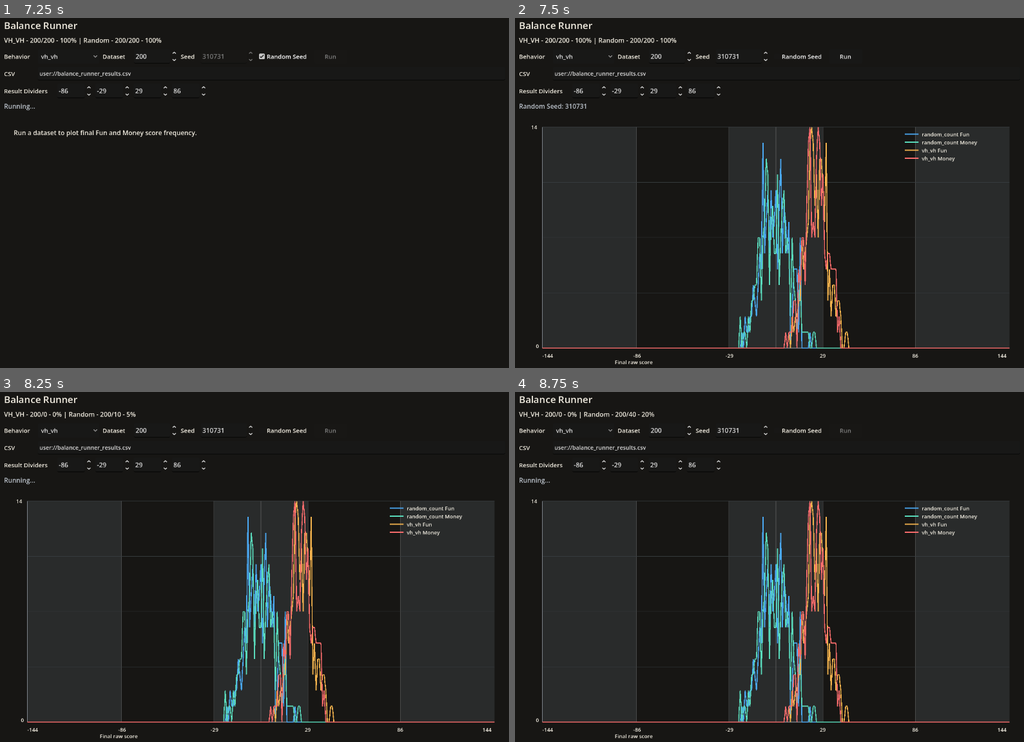
Above: before the commit, frames 1-4 (two rows, left to right).
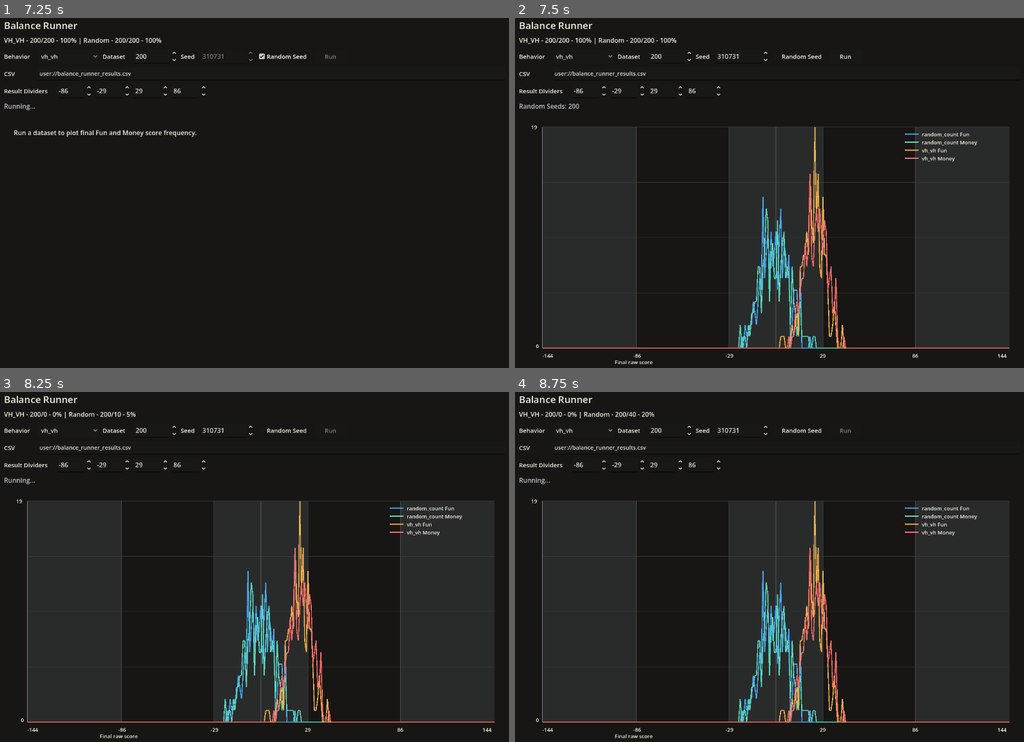
Above: after the commit, the same moments.

Repository: Josephblt/patch-notes
Game: Godot game, scene res://scenes/tools/balance_runner.tscn
Two runs of this game, one before a commit and one after it. Both use one fixed random seed, a clock stepped at 60 frames per second and the inputs below. This scene is started directly instead of the project's main scene.
Inputs:
- Up to frame 1 (7.25 s): click "Run" at 0.5 s; click "vh_vh" at 1.25 s; click "Random Seed" at 2 s; click "vh_vh" at 2.75 s; click "Random Seed" at 3.5 s; click "vh_vh" at 4.25 s; click "Random Seed" at 5 s; tap Enter at 5.75 s; tap Space at 6.5 s
- Up to frame 2 (7.5 s): tap Enter at 7.25 s
- Up to frame 3 (8.25 s): click "Run" at 8 s
- Up to frame 4 (8.75 s): no input

Frame 1 is identical in both runs. In frame 2, 3.7% of the frame differs, in the area x 3-66%, y 24-95%; in frame 3, 3.7%; in frame 4, 3.7%.

Commit message:
Use per-game balance runner seeds

Diff:
--- a/src/scripts/tools/balance_runner.gd
+++ b/src/scripts/tools/balance_runner.gd
@@ -99,12 +99,14 @@
 	var selected_seed: int = int(seed_spin_box.value)
 	var selected_output_path: String = output_path_line_edit.text
 	var selected_score_band_dividers: Array[int] = _get_score_band_dividers_from_controls()
+	var game_seeds: Array[int] = []
 
 	if random_seed_check_box.button_pressed:
-		selected_seed = _generate_random_seed()
-		seed_spin_box.value = selected_seed
-
-	last_rows = await _run_dataset_with_progress(behavior, selected_game_count, selected_seed)
+		game_seeds = _generate_random_game_seeds(selected_game_count)
+	else:
+		game_seeds = _generate_deterministic_game_seeds(selected_game_count, selected_seed)
+
+	last_rows = await _run_dataset_with_progress(behavior, game_seeds)
 	_write_csv(selected_output_path, last_rows)
 	var score_axis_bound: int = _calculate_score_axis_bound()
 	graph.call(
@@ -117,19 +119,20 @@
 
 	summary_label.text = _format_seed_summary(
 		selected_seed,
-		random_seed_check_box.button_pressed
+		random_seed_check_box.button_pressed,
+		game_seeds.size()
 	)
 	run_button.disabled = false
 
 
 func _run_dataset_with_progress(
 	behavior: String,
-	selected_game_count: int,
-	selected_seed: int
+	game_seeds: Array[int]
 ) -> Array[Dictionary]:
 	var rows: Array[Dictionary] = []
 	var behavior_names: Array[String] = _get_behaviors_to_run(behavior)
 	var progress_by_behavior: Dictionary[String, int] = {}
+	var selected_game_count: int = game_seeds.size()
 
 	for behavior_name: String in behavior_names:
 		progress_by_behavior[behavior_name] = 0
@@ -139,10 +142,9 @@
 
 	for behavior_index: int in range(behavior_names.size()):
 		var behavior_name: String = behavior_names[behavior_index]
-		var behavior_seed: int = selected_seed + (behavior_index * 100000)
 
 		for game_number: int in range(1, selected_game_count + 1):
-			rows.append(_play_game(behavior_name, game_number, behavior_seed + game_number))
+			rows.append(_play_game(behavior_name, game_number, game_seeds[game_number - 1]))
 			progress_by_behavior[behavior_name] = game_number
 			_render_runner_progress(behavior, selected_game_count, progress_by_behavior)
 			await get_tree().process_frame
@@ -216,15 +218,18 @@
 
 
 func run_dataset(behavior: String, selected_game_count: int, selected_seed: int) -> Array[Dictionary]:
+	return _run_dataset_with_game_seeds(
+		behavior,
+		_generate_deterministic_game_seeds(selected_game_count, selected_seed)
+	)
+
+
+func _run_dataset_with_game_seeds(behavior: String, game_seeds: Array[int]) -> Array[Dictionary]:
 	var rows: Array[Dictionary] = []
 	var behavior_names: Array[String] = _get_behaviors_to_run(behavior)
 
-	for behavior_index: int in range(behavior_names.size()):
-		rows.append_array(_play_behavior(
-			behavior_names[behavior_index],
-			selected_game_count,
-			selected_seed + (behavior_index * 100000)
-		))
+	for behavior_name: String in behavior_names:
+		rows.append_array(_play_behavior(behavior_name, game_seeds))
 
 	return rows
 
@@ -238,11 +243,11 @@
 	return behavior_names
 
 
-func _play_behavior(behavior: String, selected_game_count: int, selected_seed: int) -> Array[Dictionary]:
+func _play_behavior(behavior: String, game_seeds: Array[int]) -> Array[Dictionary]:
 	var rows: Array[Dictionary] = []
 
-	for game_number: int in range(1, selected_game_count + 1):
-		rows.append(_play_game(behavior, game_number, selected_seed + game_number))
+	for game_number: int in range(1, game_seeds.size() + 1):
+		rows.append(_play_game(behavior, game_number, game_seeds[game_number - 1]))
 
 	return rows
 
@@ -473,19 +478,35 @@
 	return series
 
 
-func _format_seed_summary(selected_seed: int, is_random_seed: bool) -> String:
+func _format_seed_summary(
+	selected_seed: int,
+	is_random_seed: bool,
+	game_seed_count: int
+) -> String:
 	if is_random_seed:
-		return "Random Seed: %d" % selected_seed
+		return "Random Seeds: %d" % game_seed_count
 
 	return "Seed: %d" % selected_seed
 
 
-
-func _generate_random_seed() -> int:
+func _generate_deterministic_game_seeds(selected_game_count: int, selected_seed: int) -> Array[int]:
+	var game_seeds: Array[int] = []
+
+	for game_number: int in range(1, selected_game_count + 1):
+		game_seeds.append(selected_seed + game_number)
+
+	return game_seeds
+
+
+func _generate_random_game_seeds(selected_game_count: int) -> Array[int]:
+	var game_seeds: Array[int] = []
 	var random_number_generator: RandomNumberGenerator = RandomNumberGenerator.new()
 	random_number_generator.randomize()
 
-	return random_number_generator.randi_range(1, 999999999)
+	for _game_number: int in range(selected_game_count):
+		game_seeds.append(random_number_generator.randi_range(1, 999999999))
+
+	return game_seeds
 
 
 func _calculate_score_axis_bound() -> int:
